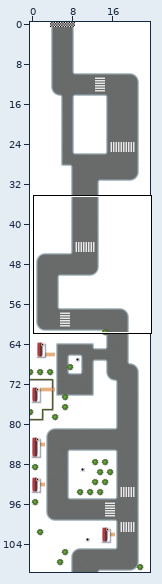
An edit to a level. Tiled map, core/assets/maps/santa.tmx. The first picture is a wide view before the edit; the outline marks the close-up.
Close-up. As it was:
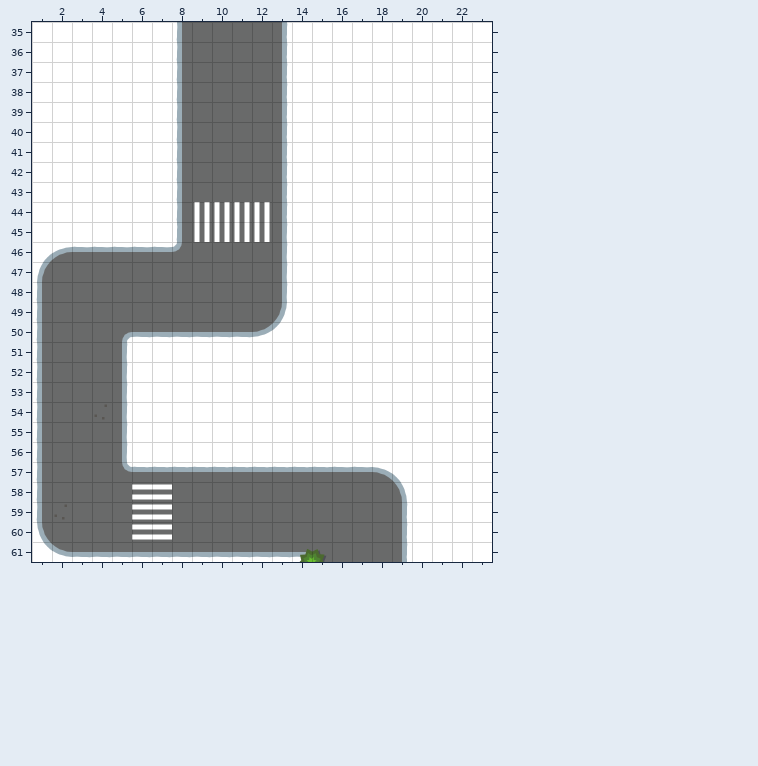
Cells are 64x64 px. Shown: x 1..23, y 35..61. The commit also changed other parts of the map, which this record leaves out.
After the commit:
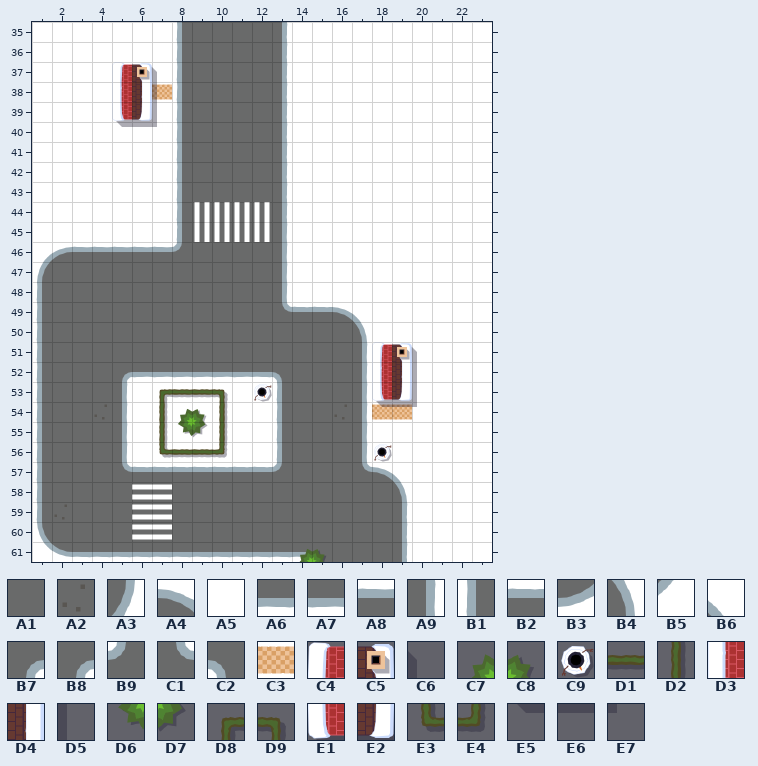
Key: from "snow": A1 0, A2 2 turned 180, A3 3, A4 3 turned 270, A5 6, A6 8, A7 8 flipped left-right, A8 8 turned 180, A9 8 turned 270, B1 8 turned 90, B2 9 turned 180, B3 10, B4 10 turned 270, B5 11, B6 11 turned 270, B7 13, B8 13 flipped on the diagonal, B9 13 turned 180, C1 13 turned 270, C2 13 turned 90, C3 14 turned 90, C4 16, C5 17, C6 18, C7 19, C8 20, C9 21, D1 22, D2 22 turned 270, D3 24, D4 25, D5 26, D6 27, D7 28, D8 29, D9 30, E1 32, E2 33, E3 37, E4 38, E5 40, E6 41, E7 42.
__ is an empty cell.
Change:
Layer "Ground":
The edit turns tile A5 into tile A1 in row 50 at x 14 to 16; in row 51 at x 6 to 16; in rows 52 to 53 at x 14 to 16; in row 54 at x 14 to 15; in rows 55 to 56 at x 14 to 16.
The edit turns tile A6 into tile A1 in row 50 at x 6 to 11.
The edit turns tile A8 into tile A1 in row 57 at x 16.
The edit turns tile A9 into tile A1 in row 51 at x 5.
The edit turns tile B2 into tile A1 in row 57 at x 14 to 15.
The edit turns tile B3 into tile A1 in row 50 at x 12.
The edit turns tile B5 into tile A1 in row 50 at x 13.
The edit turns tile B7 into tile A1 in row 50 at x 5.
The edit turns tile A5 into tile A2 in row 54 at x 16.
The edit turns tile A5 into tile A4 in row 49 at x 16.
The edit turns tile A5 into tile A6 in row 52 at x 12.
The edit turns tile A5 into tile A7 in row 52 at x 6 to 11.
The edit turns tile A5 into tile A9 in rows 51 to 56 at x 17.
The edit turns tile A5 into tile B1 in rows 53 to 56 at x 13.
The edit turns tile A5 into tile B2 in row 49 at x 14 to 15.
The edit turns tile A5 into tile B4 in row 50 at x 17.
The edit turns tile A5 into tile B6 in row 49 at x 17.
The edit turns tile A9 into tile B8 in row 52 at x 5.
The edit turns tile B2 into tile B9 in row 57 at x 13.
The edit turns tile A3 into tile C1 in row 49 at x 13.
The edit turns tile A8 into tile C1 in row 57 at x 17.
The edit turns tile A5 into tile C2 in row 52 at x 13.
The edit turns tile A5 into tile C3 in row 38 at x 7; in row 54 at x 18 to 19.
Layer "Walls":
There is now tile C4 in row 37 at x 5; in row 51 at x 18.
There is now tile C5 in row 37 at x 6; in row 51 at x 19.
There is now tile C6 in row 37 at x 7; in row 51 at x 20.
There is now tile C7 in row 54 at x 8.
There is now tile C8 in row 54 at x 9.
There is now tile C9 in row 53 at x 12; in row 56 at x 18.
There is now tile D1 in row 53 at x 8 to 9; in row 56 at x 8 to 9.
There is now tile D2 in rows 54 to 55 at x 7 and 10.
There is now tile D3 in row 38 at x 5; in row 52 at x 18.
There is now tile D4 in row 38 at x 6; in row 52 at x 19.
There is now tile D5 in rows 38 to 39 at x 7; in rows 52 to 53 at x 20.
There is now tile D6 in row 55 at x 8.
There is now tile D7 in row 55 at x 9.
There is now tile D8 in row 53 at x 7.
There is now tile D9 in row 53 at x 10.
There is now tile E1 in row 39 at x 5; in row 53 at x 18.
There is now tile E2 in row 39 at x 6; in row 53 at x 19.
There is now tile E3 in row 56 at x 7.
There is now tile E4 in row 56 at x 10.
There is now tile E5 in row 40 at x 5; in row 54 at x 18.
There is now tile E6 in row 40 at x 6; in row 54 at x 19.
There is now tile E7 in row 40 at x 7; in row 54 at x 20.
